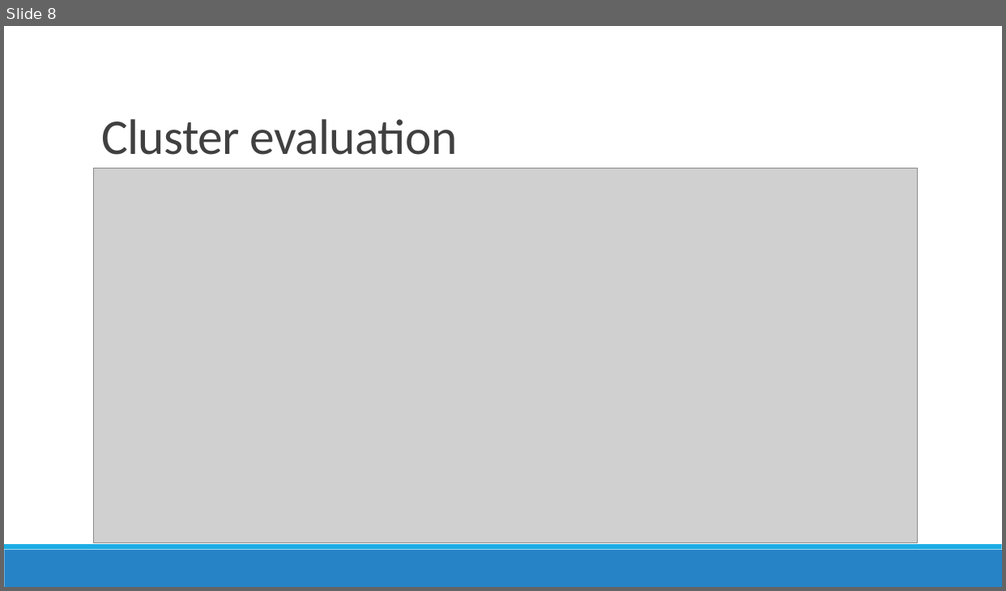
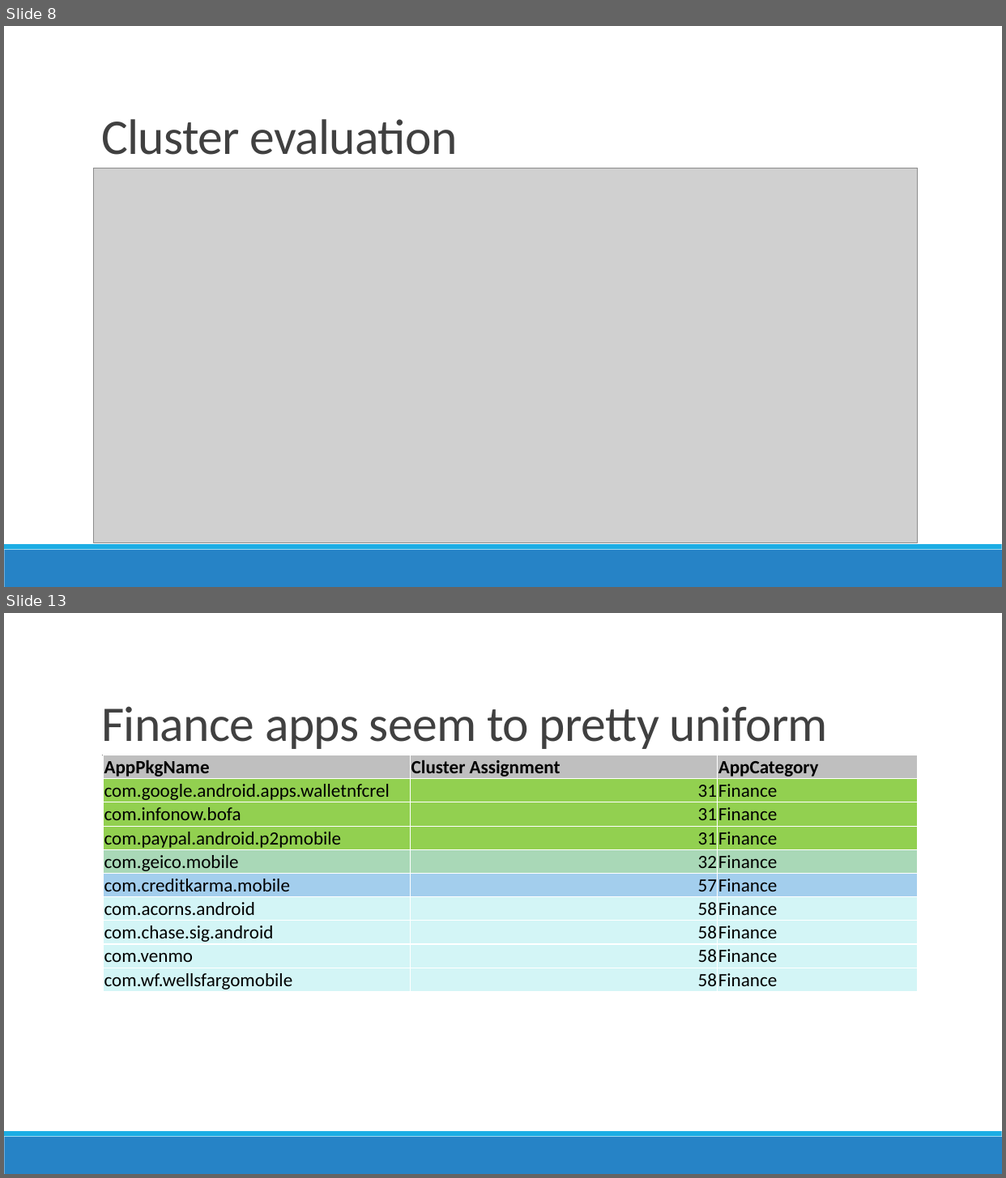
Before and after one commit to prajitdas/AndroidAnalytics, a slide deck: documentation/presentations/Google Play Store - Prajit.pptx. Shown one above the other, each under a label of ours: slide 8 before the commit, slides 8 and 13 after it; the slides between them are not shown. The pictures are 1006x591 and 1006x1178 pixels, drawn with LibreOffice and Linux fonts; fonts in the diff are those of the drawing; grey boxes stand for pictures. Boxes give left, top, right and bottom in pixels: in the first picture for what was removed or moved away, otherwise in the second. Text is boxed around its words. In the diff, an @@ line names an element or a change of style, - is before the commit and + after.

```diff
--- a/documentation/presentations/Google Play Store - Prajit.pptx
+++ b/documentation/presentations/Google Play Store - Prajit.pptx
@@ slide 13 added at [4, 613, 1002, 1174], background #FFFFFF; not listed: 3 template elements that a slide beside it also shows @@
@@ title added at [101, 706, 829, 749], 48 pt, text #404040 @@
+Finance apps seem to pretty uniform
@@ table added at [104, 756, 918, 993], 10 rows, 3 columns @@
+AppPkgName | Cluster Assignment | AppCategory
+com.google.android.apps.walletnfcrel | 31 | Finance
+com.infonow.bofa | 31 | Finance
+com.paypal.android.p2pmobile | 31 | Finance
+com.geico.mobile | 32 | Finance
+com.creditkarma.mobile | 57 | Finance
+com.acorns.android | 58 | Finance
+com.chase.sig.android | 58 | Finance
+com.venmo | 58 | Finance
+com.wf.wellsfargomobile | 58 | Finance
```
Also in this commit, not shown: 1 slide changed, 3 other slides added, 1 other file.
